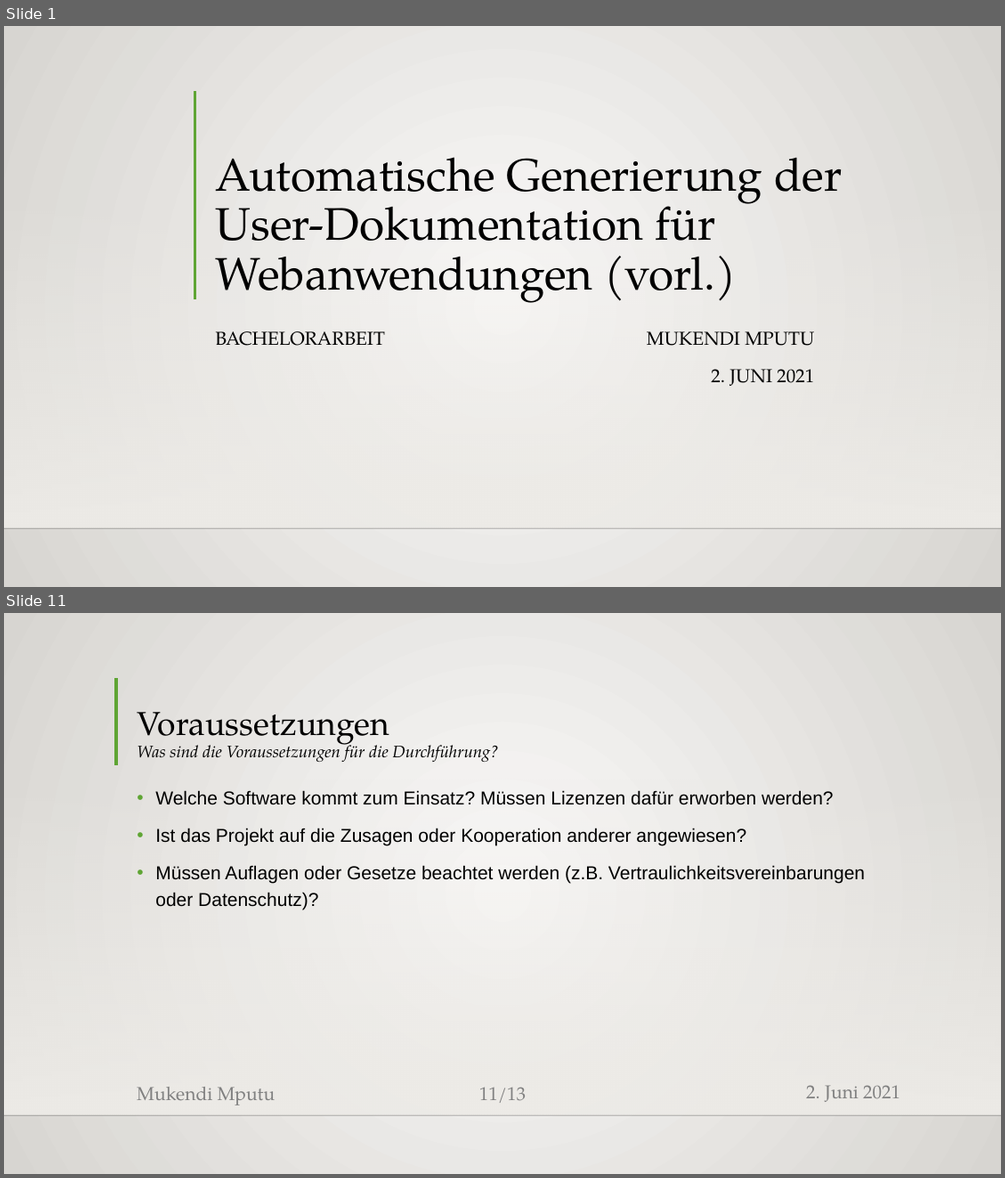
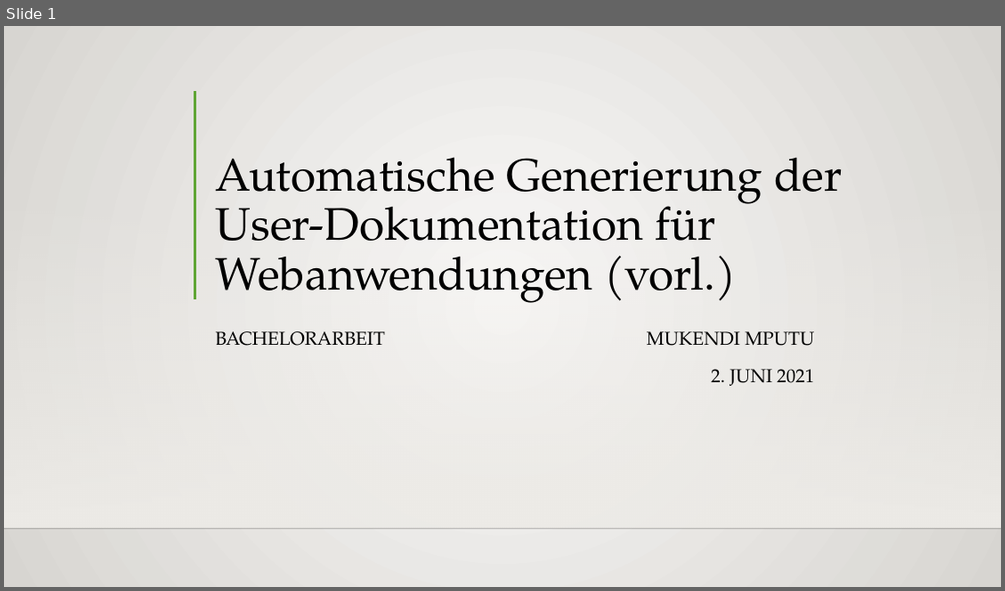
Before and after one commit to MukendiMputu/BachelorThesis, a slide deck: Proposalvortrag.pptx. Shown one above the other, each under a label of ours: slides 1 and 11 before the commit, slide 1 after it; the slides between them are not shown. The pictures are 1005x1178 and 1005x591 pixels, drawn with LibreOffice and Linux fonts; fonts in the diff are those of the drawing; background and template pictures are left out. Boxes give left, top, right and bottom in pixels: in the first picture for what was removed or moved away, otherwise in the second. Text is boxed around its words. In the diff, an @@ line names an element or a change of style, - is before the commit and + after.

```diff
--- a/Proposalvortrag.pptx
+++ b/Proposalvortrag.pptx
@@ slide 11 removed at <box>4,613,1001,1174</box>, background gradient #FAFAF9 to #D7D5D2; not listed: 2 template elements that a slide beside it also shows @@
@@ line removed from (116, 678) to (116, 765) @@
@@ title removed at <box>137,712,498,762</box> @@
-Voraussetzungen
-Was sind die Voraussetzungen für die Durchführung?
@@ text removed at <box>155,790,865,909</box> @@
-• Welche Software kommt zum Einsatz? Müssen Lizenzen dafür erworben werden?
-• Ist das Projekt auf die Zusagen oder Kooperation anderer angewiesen?
-• Müssen Auflagen oder Gesetze beachtet werden (z.B. Vertraulichkeitsvereinbarungen oder Datenschutz)?
@@ text removed at <box>137,1086,275,1105</box> @@
-Mukendi Mputu
@@ page number removed at <box>479,1086,526,1103</box> @@
-11/13
@@ text removed at <box>806,1085,900,1102</box> @@
-2. Juni 2021
```
Also in this commit, not shown: 9 slides changed, 4 slides added, 1 other slide removed, 2 other files.
